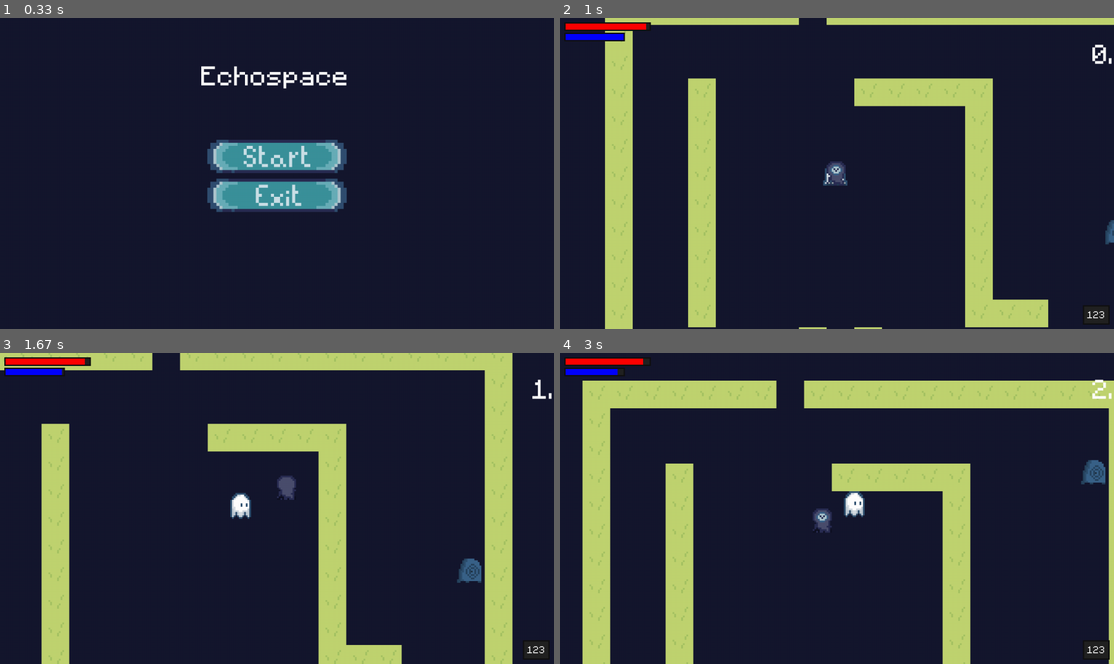
Above: before the commit, frames 1-4 (two rows, left to right).
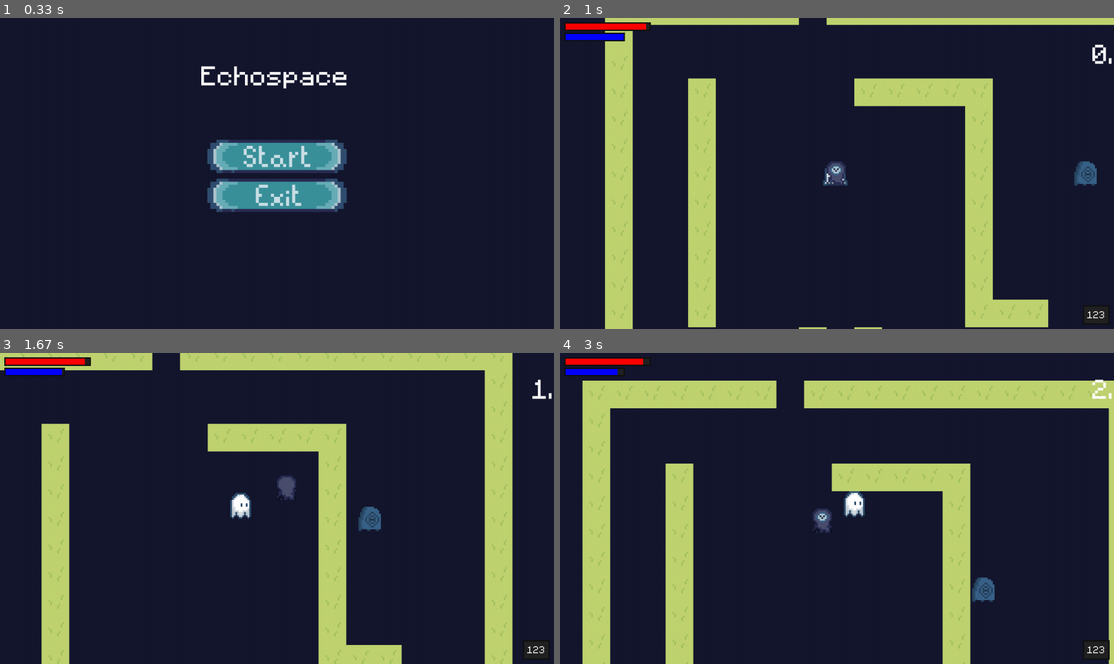
Above: after the commit, the same moments.

Repository: SushiOnToast/pygame-community-spring-jam-2025
Game: pygame game, started from code/main.py
Same seed, same stepped clock (60 frames per second), same inputs: the game is played once before the commit and once after it.
Inputs (mouse positions are in pixels of both pictures, inside the frame that each line leads up to):
- Up to frame 1 (0.33 s): no input
- Up to frame 2 (1 s): click (837, 154) at 0.38 s; tap Space at 0.67 s
- Up to frame 3 (1.67 s): hold D 1-1.47 s; tap Space at 1.07, 1.37, 1.57 s; hold W from 1.5 s (still down)
- Up to frame 4 (3 s): release W at 1.8 s; hold D 1.83-2.3 s; tap Space at 1.9, 2.2, 2.4, 2.7, 2.97 s; hold A 2.33-2.87 s; hold S from 2.9 s (still down)

Frame 1 is identical in both runs. In frame 2, 0.4% of the frame differs, in the area x 92-100%, y 46-73%; in frame 3, 0.6%; in frame 4, 0.6%, in the area x 74-99%, y 34-81%.

Commit message:
add blind attraction to echolocation point

Diff:
--- a/code/enemy.py
+++ b/code/enemy.py
@@ -44,8 +44,6 @@
         self.hitbox = self.rect.inflate(0,-10)
         self.obstacle_sprites = obstacle_sprites
 
-
-
         #attack sound
         self.attack_sound = pygame.mixer.Sound(monster_info['attack_sound'])
         self.attack_sound.set_volume(0.4)
@@ -82,17 +80,6 @@
             print('attack')
         elif self.status == 'right' and self.monster_name == 'stalker': #supposed to be left
             self.direction = self.get_player_distance_direction(player)[1]
-        elif self.status == 'right' and self.monster_name == 'blind':
-            self.direction.x = 0
-            self.direction.y = self.vertical_direction
-
-            # Reverse direction at bounds
-            if self.rect.y > self.float_origin + self.max_float_range:
-                self.vertical_direction = -1  # go up
-            elif self.rect.y < self.float_origin - self.max_float_range:
-                self.vertical_direction = 1  # go down
-        else:
-            self.direction = pygame.math.Vector2()
 
     def animate(self):
         animation = self.animations[self.status]
@@ -104,12 +91,87 @@
         self.image = animation[int(self.frame_index)]
         self.rect = self.image.get_rect(center=self.hitbox.center)
 
-
-
     def update(self):
         self.move(self.speed)
         self.animate()
 
     def enemy_update(self,player):
-        self.get_status(player)
-        self.actions(player)
+        if hasattr(self, 'custom_status'):
+            self.custom_status(player)
+        else:
+            self.get_status(player)
+
+        if hasattr(self, 'custom_actions'):
+            self.custom_actions(player)
+        else:
+            self.actions(player)
+
+
+class BlindEnemy(Enemy):
+    def __init__(self, pos, groups, obstacle_sprites):
+        super().__init__('blind', pos, groups, obstacle_sprites)
+        # Add properties for echolocation tracking
+        self.target_pos = None
+        self.detection_range = 1000
+        self.memory_duration = 2000
+        self.last_echo_time = 0
+        self.stuck_threshold = 5
+        self.stuck_timer = 0
+        self.stuck_timeout = 1000
+        self.last_position = pygame.math.Vector2(pos)
+        self.move_speed = 2  # Control movement speed
+        self.custom_status = self.get_blind_status
+        self.custom_actions = self.blind_actions
+        self.current_path = None
+        self.last_valid_direction = pygame.math.Vector2()
+
+    def get_blind_status(self, player):
+        # Custom status logic for blind enemy
+        if self.target_pos:
+            self.status = 'right'
+        else:
+            self.status = 'down_idle'
+
+    def blind_actions(self, player):
+        current_time = pygame.time.get_ticks()
+        current_pos = pygame.math.Vector2(self.rect.center)
+
+        # Check for new echolocation - Only update if not already moving or closer to player
+        if player.is_doing_echolocation and player.last_echolocation_pos:
+            echo_pos = pygame.math.Vector2(player.last_echolocation_pos)
+            distance_to_echo = echo_pos.distance_to(current_pos)
+
+            should_update_target = (
+                distance_to_echo <= self.detection_range and
+                (self.target_pos is None or
+                 distance_to_echo < current_pos.distance_to(self.target_pos))
+            )
+
+            if should_update_target:
+                self.target_pos = echo_pos.copy()
+                self.last_echo_time = current_time
+                self.stuck_timer = 0  # Reset stuck timer for new target
+
+        # Movement behavior
+        if self.target_pos and current_time - self.last_echo_time < self.memory_duration:
+            target_vec = pygame.math.Vector2(self.target_pos)
+            distance_to_target = current_pos.distance_to(target_vec)
+
+            if distance_to_target > self.stuck_threshold:
+                # Calculate direction vector
+                direction = (target_vec - current_pos)
+                if direction.length() > 0:
+                    self.last_valid_direction = direction.normalize()
+                    self.direction = self.last_valid_direction
+            else:
+                self.target_pos = None
+                self.direction = pygame.math.Vector2()
+        else:
+            # Default floating behavior
+            self.direction.x = 0
+            self.direction.y = self.vertical_direction
+
+            if self.rect.y > self.float_origin + self.max_float_range:
+                self.vertical_direction = -1
+            elif self.rect.y < self.float_origin - self.max_float_range:
+                self.vertical_direction = 1
--- a/code/game_mechanics.py
+++ b/code/game_mechanics.py
@@ -93,7 +93,7 @@
 class Illumination:
     def __init__(self):
 
-        self.light_effect = pygame.transform.scale_by(pygame.image.load("../graphics/effects/light_effect.png").convert_alpha(), 0.25)
+        self.light_effect = pygame.transform.scale_by(pygame.image.load("../graphics/effects/light_effect.png").convert_alpha(), 0.3)
         self.effect_size = self.light_effect.get_size()
         self.pos = None
         self.polygon = []
--- a/code/level.py
+++ b/code/level.py
@@ -3,7 +3,7 @@
 from tile import Tile
 from player import Player
 from ui import UI
-from enemy import Enemy
+from enemy import *
 from raycasting import *
 
 
@@ -43,7 +43,7 @@
           Enemy('stalker', (x, y), [
                 self.visible_sprites], self.obstacle_sprites)
         elif col == 'b':
-          Enemy('blind', (x, y), [self.visible_sprites], self.obstacle_sprites)
+          BlindEnemy((x, y), [self.visible_sprites], self.obstacle_sprites)
 
   def get_raycasting_points(self, obstacles):
     obstacle_rects = [obstacle.rect for obstacle in obstacles]
@@ -108,6 +108,8 @@
     self.visible_sprites.custom_draw(self.player)
     self.draw_overlay()
     self.visible_sprites.draw_player(self.player)
+    if self.player.last_echolocation_pos and SHOW_ECHOLOCATION_POINT:
+      pygame.draw.circle(self.display_surface, "red", pygame.Vector2(self.player.last_echolocation_pos) - self.visible_sprites.offset, 5)
 
   def update_time_survived(self):
      current_time = pygame.time.get_ticks()
--- a/code/player.py
+++ b/code/player.py
@@ -29,6 +29,7 @@
 
     # echolocation feature
     self.echolocation = Echolocation(self.cover_surf, self)
+    self.last_echolocation_pos = None
     self.is_doing_echolocation = False
     self.echolocation_time = 0
     self.base_echolocation_duration = 3000  # 4 seconds base duration
@@ -80,6 +81,7 @@
       self.direction.x = 0
 
     if keys[pygame.K_SPACE] and not self.is_doing_echolocation and self.energy > 5 and self.can_do_echolocation:
+        self.last_echolocation_pos = pygame.Vector2(self.hitbox.centerx, self.hitbox.centery)
         self.is_doing_echolocation = True
         self.echolocation_time = pygame.time.get_ticks()
         self.last_update_time = pygame.time.get_ticks()
--- a/code/settings.py
+++ b/code/settings.py
@@ -8,7 +8,7 @@
 TILESIZE = 16
 RAY_TILESIZE = 17
 
-OVERLAY_TRANSPARENCY = 250
+OVERLAY_TRANSPARENCY = 180
 
 # colours
 BG_COLOR = "#15172e"
@@ -21,13 +21,14 @@
 
 # debug
 TESTING_OVERLAY = False
+SHOW_ECHOLOCATION_POINT = False
 
 # ui
 BAR_HEIGHT = 20
 HEALTH_BAR_WIDTH = 200
 ENERGY_BAR_WIDTH = 140
 ITEM_BOX_SIZE = 80
-UI_FONT = 'graphics/font/Minecraftia-Regular.ttf'
+UI_FONT = '../graphics/font/Minecraftia-Regular.ttf'
 UI_FONT_SIZE = 18
 UI_BG_COLOR = '#222222'
 UI_BORDER_COLOUR = '#111111'
@@ -39,11 +40,9 @@
 
 #enemy
 monster_data = {
-    'stalker':{'health':100,'exp': 100,'damage':2,'attack_type':'poop','attack_sound':'graphics/audio/fart-with-reverb-39675.mp3','sprite_path': 'graphics/player/Untitled_Artwork 12.png','speed':1,'resistance':3,'attack_radius':80,'notice_radius':360},
-    'blind': {'health':100,'exp': 100,'damage':2,'attack_type':'poop','attack_sound':'graphics/audio/fart-with-reverb-39675.mp3','sprite_path': 'graphics/player/Untitled_Artwork 11.png','speed':1,'resistance':3,'attack_radius':360,'notice_radius':360}
+    'stalker':{'health':100,'exp': 100,'damage':2,'attack_type':'poop','attack_sound':'../graphics/audio/fart-with-reverb-39675.mp3','sprite_path': '../graphics/player/Untitled_Artwork 12.png','speed':1,'resistance':3,'attack_radius':80,'notice_radius':360},
+    'blind': {'health':100,'exp': 100,'damage':2,'attack_type':'poop','attack_sound':'../graphics/audio/fart-with-reverb-39675.mp3','sprite_path': '../graphics/player/Untitled_Artwork 11.png','speed':1,'resistance':3,'attack_radius':360,'notice_radius':360}
 }
-
-
 
 WORLD_MAP = [
     [
Binary file changed: graphics/effects/light_effect.png
